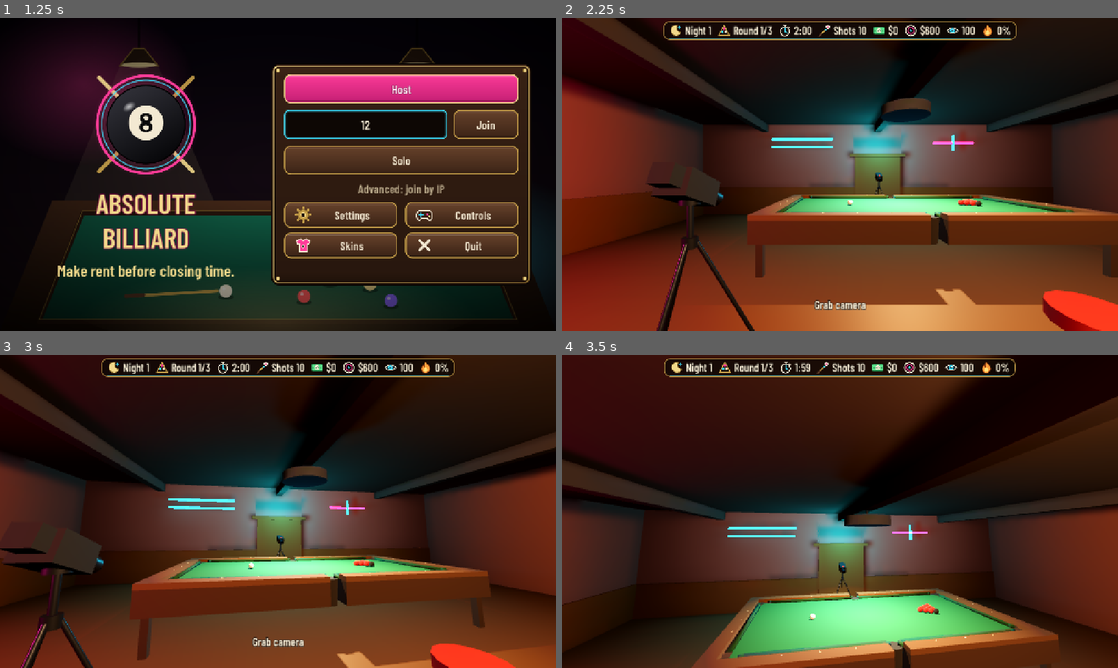
Above: before the commit, frames 1-4 (two rows, left to right).
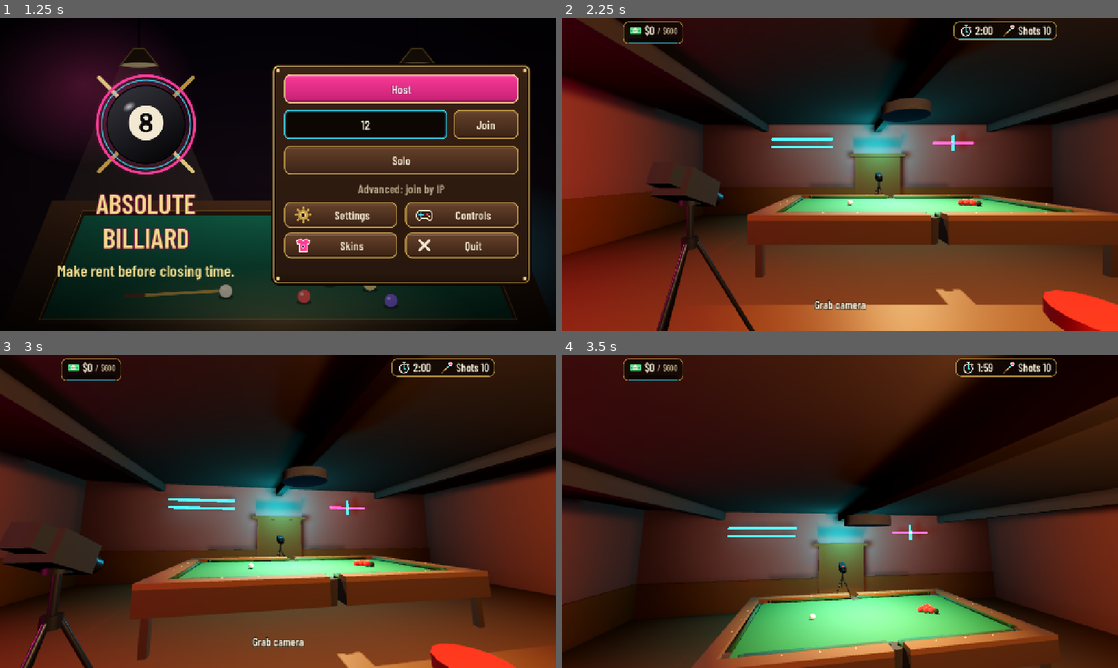
Above: after the commit, the same moments.

Repository: Cleans3/absolute-billiard
Game: Godot game, scene res://src/levels/Lobby.tscn
Two runs of this game, one before a commit and one after it. Both use one fixed random seed, a clock stepped at 60 frames per second and the inputs below.
Inputs (mouse positions are in pixels of both pictures, inside the frame that each line leads up to):
- Up to frame 1 (1.25 s): click (366, 124) at 0.52 s; type "12" at 0.6 s
- Up to frame 2 (2.25 s): click "Solo" at 1.25 s; click "Start Round" at 2 s
- Up to frame 3 (3 s): tap Enter at 2.75 s; move the mouse to (305, 511) at 2.77 s; hold E (elevate_up) from 2.78 s (still down); tap 1 (call_pocket_1) at 2.85 s; click (305, 511) at 2.92 s
- Up to frame 4 (3.5 s): keep holding E (elevate_up); tap Space (jump) at 3.02 s

Frame 1 is identical in both runs. In frame 2, 2.0% of the frame differs, in the area x 11-89%, y 1-9%; in frame 3, 2.5%; in frame 4, 4.0%.

Commit message:
HUD: lean two-group top bar (Cash vs Quota with fill bar; Round clock + shots), FillBar widget
Co-Authored-By: Claude Sonnet 5.5 <noreply@anthropic.com>

Diff:
--- a/src/levels/MainLevel.tscn
+++ b/src/levels/MainLevel.tscn
@@ -116,10 +116,9 @@
 
 [node name="UILayer" type="CanvasLayer" parent="."]
 
-[node name="HUD" parent="UILayer" node_paths=PackedStringArray("game_loop", "economy", "stream") instance=ExtResource("10_hud")]
+[node name="HUD" parent="UILayer" node_paths=PackedStringArray("game_loop", "economy") instance=ExtResource("10_hud")]
 game_loop = NodePath("../../GameLoop")
 economy = NodePath("../../EconomyManager")
-stream = NodePath("../../StreamManager")
 
 [node name="UIRouter" type="Control" parent="UILayer" node_paths=PackedStringArray("game_loop")]
 layout_mode = 3
--- a/src/ui/HUD.tscn
+++ b/src/ui/HUD.tscn
@@ -1,6 +1,10 @@
 [gd_scene format=3]
 
 [ext_resource type="Script" path="res://src/ui/hud.gd" id="1_hud"]
+[ext_resource type="Script" path="res://src/ui/fill_bar.gd" id="2_bar"]
+[ext_resource type="Texture2D" path="res://assets/ui/icon_cash.svg" id="3_cash"]
+[ext_resource type="Texture2D" path="res://assets/ui/icon_clock.svg" id="4_clock"]
+[ext_resource type="Texture2D" path="res://assets/ui/icon_shots.svg" id="5_shots"]
 
 [node name="HUD" type="Control"]
 layout_mode = 3
@@ -12,29 +16,121 @@
 mouse_filter = 2
 script = ExtResource("1_hud")
 
-[node name="Top" type="MarginContainer" parent="."]
-layout_mode = 1
-anchors_preset = 10
-anchor_right = 1.0
-offset_bottom = 64.0
-grow_horizontal = 2
+[node name="Money" type="PanelContainer" parent="."]
+unique_name_in_owner = true
+layout_mode = 0
+offset_left = 140.0
+offset_top = 8.0
+offset_right = 140.0
+offset_bottom = 8.0
 mouse_filter = 2
-theme_override_constants/margin_left = 140
-theme_override_constants/margin_top = 8
-theme_override_constants/margin_right = 140
+theme_type_variation = &"PanelPlate"
 
-[node name="Plate" type="PanelContainer" parent="Top"]
+[node name="Rows" type="VBoxContainer" parent="Money"]
+layout_mode = 2
+mouse_filter = 2
+theme_override_constants/separation = 2
+
+[node name="Line" type="HBoxContainer" parent="Money/Rows"]
+layout_mode = 2
+mouse_filter = 2
+theme_type_variation = &"ChipBox"
+
+[node name="Icon" type="TextureRect" parent="Money/Rows/Line"]
+custom_minimum_size = Vector2(30, 30)
+layout_mode = 2
+size_flags_vertical = 4
+mouse_filter = 2
+texture = ExtResource("3_cash")
+expand_mode = 1
+stretch_mode = 5
+
+[node name="Cash" type="Label" parent="Money/Rows/Line"]
 unique_name_in_owner = true
 layout_mode = 2
 mouse_filter = 2
-size_flags_horizontal = 4
-size_flags_vertical = 0
-theme_type_variation = &"PanelPlate"
+theme_type_variation = &"HudLabel"
+text = "$0"
 
-[node name="Stats" type="HBoxContainer" parent="Top/Plate"]
+[node name="Quota" type="Label" parent="Money/Rows/Line"]
 unique_name_in_owner = true
 layout_mode = 2
 mouse_filter = 2
+theme_type_variation = &"Caption"
+text = "/ $0"
+
+[node name="QuotaBar" type="Control" parent="Money/Rows"]
+unique_name_in_owner = true
+custom_minimum_size = Vector2(0, 8)
+layout_mode = 2
+mouse_filter = 2
+script = ExtResource("2_bar")
+
+[node name="Clock" type="PanelContainer" parent="."]
+unique_name_in_owner = true
+layout_mode = 1
+anchors_preset = 1
+anchor_left = 1.0
+anchor_right = 1.0
+offset_left = -140.0
+offset_top = 8.0
+offset_right = -140.0
+offset_bottom = 8.0
+grow_horizontal = 0
+mouse_filter = 2
+theme_type_variation = &"PanelPlate"
+
+[node name="Line" type="HBoxContainer" parent="Clock"]
+layout_mode = 2
+mouse_filter = 2
+theme_type_variation = &"ChipBox"
+
+[node name="ClockIcon" type="TextureRect" parent="Clock/Line"]
+custom_minimum_size = Vector2(30, 30)
+layout_mode = 2
+size_flags_vertical = 4
+mouse_filter = 2
+texture = ExtResource("4_clock")
+expand_mode = 1
+stretch_mode = 5
+
+[node name="Time" type="Label" parent="Clock/Line"]
+unique_name_in_owner = true
+layout_mode = 2
+mouse_filter = 2
+theme_type_variation = &"HudLabel"
+text = "0:00"
+
+[node name="Gap" type="Control" parent="Clock/Line"]
+custom_minimum_size = Vector2(10, 0)
+layout_mode = 2
+mouse_filter = 2
+
+[node name="ShotsIcon" type="TextureRect" parent="Clock/Line"]
+custom_minimum_size = Vector2(30, 30)
+layout_mode = 2
+size_flags_vertical = 4
+mouse_filter = 2
+texture = ExtResource("5_shots")
+expand_mode = 1
+stretch_mode = 5
+
+[node name="Shots" type="Label" parent="Clock/Line"]
+unique_name_in_owner = true
+layout_mode = 2
+mouse_filter = 2
+theme_type_variation = &"HudLabel"
+text = "Shots 0"
+
+[node name="Fps" type="Label" parent="."]
+unique_name_in_owner = true
+layout_mode = 0
+offset_left = 140.0
+offset_top = 68.0
+offset_right = 300.0
+offset_bottom = 96.0
+mouse_filter = 2
+theme_type_variation = &"HudLabel"
 
 [node name="Payout" type="Label" parent="."]
 unique_name_in_owner = true
--- /dev/null
+++ b/src/ui/fill_bar.gd
@@ -0,0 +1,29 @@
+class_name FillBar
+extends Control
+## A thin progress bar drawn from the theme's `Game` palette: `value` 0..1, cyan while filling, green once full.
+## Used by the HUD's Cash vs Quota group and by the blackboard's hype line.
+
+const HEIGHT := 8.0
+
+var value := 0.0:
+	set(v):
+		v = clampf(v, 0.0, 1.0)
+		if not is_equal_approx(v, value):
+			value = v
+			queue_redraw()
+
+var _box := StyleBoxFlat.new()
+
+
+func _init() -> void:
+	custom_minimum_size = Vector2(0, HEIGHT)
+	mouse_filter = Control.MOUSE_FILTER_IGNORE
+	_box.set_corner_radius_all(int(HEIGHT * 0.5))
+
+
+func _draw() -> void:
+	_box.bg_color = get_theme_color(&"ink", &"Game")
+	draw_style_box(_box, Rect2(Vector2.ZERO, size))
+	if value > 0.0:
+		_box.bg_color = get_theme_color(&"green" if value >= 1.0 else &"cyan", &"Game")
+		draw_style_box(_box, Rect2(Vector2.ZERO, Vector2(maxf(size.x * value, HEIGHT), size.y)))
--- a/src/ui/hud.gd
+++ b/src/ui/hud.gd
@@ -1,49 +1,34 @@
 extends Control
-## HUD (docs/plan/02 §3.1): one stat bar at the top, one payout line at the bottom. Signals only (07 §5): the clock
-## label is rewritten once a second, everything else when its own signal fires. Reads the same mirrored state on every
-## peer. The phase screens live in PhaseScreen, notices in UIRouter's single toast line; the seed is on the F1 debug panel.
-## The whole HUD hides while a modal is open.
-## Fixed regions (docs 08 §2.8): stat bar x[140, W-140] y[8, 64]; payout x[240, W-240] y[576, 636].
+## HUD (docs/plan/02 §3.1, 08 §2.8): two groups at the top, one payout line at the bottom. Cash vs Quota with a fill bar on the
+## left, the Round clock and shots left on the right; Night, Round, viewers, hype and the effects live on the Blackboard.
+## Signals only (07 §5): the clock label is rewritten once a second, everything else when its own signal fires. Reads the
+## same mirrored state on every peer. The phase screens live in PhaseScreen, notices in UIRouter's single toast line; the
+## seed is on the F1 debug panel. The whole HUD hides while a modal is open.
+## Fixed regions (docs 08 §2.8): money x[140, W-140] y[8, 64] from the left; clock x[140, W-140] y[8, 64] from the right;
+## fps x[140, 300] y[68, 96]; payout x[240, W-240] y[576, 636].
 
 const FEED_SECS := 4.0
-const ICONS := "res://assets/ui/icon_%s.svg"
+const LOW_SECS := 10  ## the clock turns red at this many seconds left
+const LOW_SHOTS := 1  ## and the shot count at this many
 
 @export var game_loop: GameLoop
 @export var economy: EconomyManager
-@export var stream: StreamManager
 
-var _night_number := 1
 var _demand := 0
 var _tween: Tween  # the payout line's fade
 var _shown_secs := -1
 
-var _night: Label
-var _round: Label
-var _time: Label
-var _shots: Label
-var _cash: Label
-var _quota: Label
-var _viewers: Label
-var _hype: Label
-var _fps: Label
-
-@onready var _stats: HBoxContainer = %Stats
+@onready var _cash: Label = %Cash
+@onready var _quota: Label = %Quota
+@onready var _quota_bar: FillBar = %QuotaBar
+@onready var _time: Label = %Time
+@onready var _shots: Label = %Shots
+@onready var _fps: Label = %Fps
 @onready var _payout: Label = %Payout
 
 
 func _ready() -> void:
 	add_to_group(Settings.GROUP)
-	_night = _chip("night", "Night 1")
-	_round = _chip("round", "Round 0/3")
-	_time = _chip("clock", "0:00")
-	_shots = _chip("shots", "Shots 0")
-	_cash = _chip("cash", "$0")
-	_quota = _chip("quota", "$0")
-	_viewers = _chip("viewers", "0")
-	_hype = _chip("hype", "0%")
-	_fps = Label.new()
-	_fps.theme_type_variation = &"HudLabel"
-	_stats.add_child(_fps)
 	if game_loop != null:
 		game_loop.night_started.connect(_on_night_started)
 		game_loop.round_started.connect(_on_round_started)
@@ -56,8 +41,6 @@
 		economy.purchase_rejected.connect(_on_purchase_rejected)
 		if economy.has_signal(&"fined"):  # contract §2: EconomyManager.fined(reason, amount), every peer
 			economy.connect(&"fined", _on_fined)
-	if stream != null:
-		stream.viewers_changed.connect(_on_viewers_changed)
 	_on_settings_changed()
 	_bind_router.call_deferred()
 	_refresh_round()
@@ -82,28 +65,6 @@
 	_fps.visible = bool(Settings.value(&"show_fps"))
 
 
-## icon + label; returns the label.
-func _chip(icon: String, text: String) -> Label:
-	var box := HBoxContainer.new()
-	box.mouse_filter = Control.MOUSE_FILTER_IGNORE
-	box.theme_type_variation = &"ChipBox"
-	var tex := TextureRect.new()
-	tex.texture = load(ICONS % icon)
-	tex.custom_minimum_size = Vector2(30, 30)
-	tex.expand_mode = TextureRect.EXPAND_IGNORE_SIZE
-	tex.stretch_mode = TextureRect.STRETCH_KEEP_ASPECT_CENTERED
-	tex.size_flags_vertical = Control.SIZE_SHRINK_CENTER
-	tex.mouse_filter = Control.MOUSE_FILTER_IGNORE
-	box.add_child(tex)
-	var label := Label.new()
-	label.text = text
-	label.theme_type_variation = &"HudLabel"
-	label.mouse_filter = Control.MOUSE_FILTER_IGNORE
-	box.add_child(label)
-	_stats.add_child(box)
-	return label
-
-
 func _refresh_time() -> void:
 	if game_loop == null:
 		return
@@ -111,25 +72,27 @@
 	if secs != _shown_secs:
 		_shown_secs = secs
 		_time.text = "%d:%02d" % [floori(secs / 60.0), secs % 60]
+		_warn(_time, secs <= LOW_SECS)
 
 
 func _refresh_round() -> void:
-	_night.text = "Night %d" % _night_number
 	if game_loop != null:
 		_shots.text = "Shots %d" % game_loop.shots_left
-		_round.text = "Round %d/%d" % [game_loop.round_index, game_loop.current_night().rounds_count if not game_loop.nights.is_empty() else 0]
+		_warn(_shots, game_loop.shots_left <= LOW_SHOTS)
+		_warn(_time, ceili(game_loop.time_left) <= LOW_SECS)  # the phase may have changed under an unchanged number
+
+
+## Red only while a Round is live: between Rounds the numbers are stale, not urgent.
+func _warn(label: Label, low: bool) -> void:
+	label.theme_type_variation = &"HudDanger" if low and game_loop.phase == GameLoop.Phase.ROUND_LIVE else &"HudLabel"
 
 
 func _refresh_cash() -> void:
 	var cash := economy.cash if economy != null else 0
 	_cash.text = "-$%d" % -cash if cash < 0 else "$%d" % cash
 	_cash.theme_type_variation = &"HudDanger" if cash < 0 else &"HudLabel"
-	_quota.text = "$%d" % _demand
-
-
-func _on_viewers_changed(viewers: int, hype: float) -> void:
-	_viewers.text = str(viewers)
-	_hype.text = "%d%%" % roundi(hype * 100.0)
+	_quota.text = "/ $%d" % _demand
+	_quota_bar.value = float(cash) / float(_demand) if _demand > 0 else 0.0
 
 
 func _on_item_purchased(item_id: StringName, _buyer_peer_id: int) -> void:
@@ -145,8 +108,7 @@
 	_toast("Scratch! -$%d" % amount, &"bad")
 
 
-func _on_night_started(night_number: int, quota: int) -> void:
-	_night_number = night_number
+func _on_night_started(_night_number: int, quota: int) -> void:
 	_demand = quota
 	_refresh_round()
 	_refresh_cash()
--- a/tests/ui/ui_probe.gd
+++ b/tests/ui/ui_probe.gd
@@ -354,11 +354,14 @@
 		_check(tc.mirror, "the touch mirror setting reaches TouchControls")
 		Settings.set_value(&"touch_mirror", false)
 		_check(not tc.mirror, "and back")
-		for chip: Label in [hud._night, hud._round, hud._time, hud._shots, hud._cash, hud._quota, hud._viewers, hud._hype]:
-			chip.text += "0"  # a size worse than the real ones
+		var labels := hud.find_children("*", "Label", true, false)
+		_check(labels.size() == 6, "%s the HUD is lean: cash, quota, clock, shots, fps, payout (got %d labels)" % [size, labels.size()])
+		hud._time.text = "12:34"  # sizes worse than the real ones
+		hud._shots.text = "Shots 12"
+		hud._quota.text = "/ $125000"
 		hud._fps.text = "120 fps"
 		Settings.set_value(&"show_fps", true)
-		hud._cash.text = "-$1250"
+		hud._cash.text = "-$12500"
 		hud._payout.text = "Combo x1.15  +$1250"
 		router.toast("Can't buy Whiskey (no_cash) at all", &"bad")
 		tc._away.show()
@@ -390,7 +393,7 @@
 
 func _check_layout(vp: SubViewport, hud: Control, tc: TouchControls, router: UIRouter, tag: String) -> void:
 	var items := {
-		"stats": hud.get_node("%Plate"), "payout": hud._payout, "toast": router.get_child(0),
+		"money": hud.get_node("%Money"), "round": hud.get_node("%Clock"), "fps": hud._fps, "payout": hud._payout, "toast": router.get_child(0),
 		"clock": tc._status, "prompt": tc._prompt_label, "away": tc._away,
 		"jump": tc._btn_jump, "interact": tc._btn_interact, "shoot": tc._btn_shoot, "back": tc._btn_back,
 		"place": tc._btn_place, "drop": tc._btn_drop, "pause": tc._btn_pause,
@@ -407,6 +410,9 @@
 		var r := c.get_global_rect()
 		rects[k] = r
 		_check(screen.encloses(r), "%s: %s inside the screen %s" % [tag, k, r])
+	var bar := Rect2(140.0, 8.0, vp.size.x - 280.0, 56.0)  # docs 08 §2.8: both HUD groups live in the top bar
+	for k in ["money", "round"]:
+		_check(bar.encloses(rects[k]), "%s: %s %s inside the top bar %s" % [tag, k, rects[k], bar])
 	var keys := rects.keys()
 	for i in keys.size():
 		for j in range(i + 1, keys.size()):
Not shown, added: src/ui/fill_bar.gd.uid
